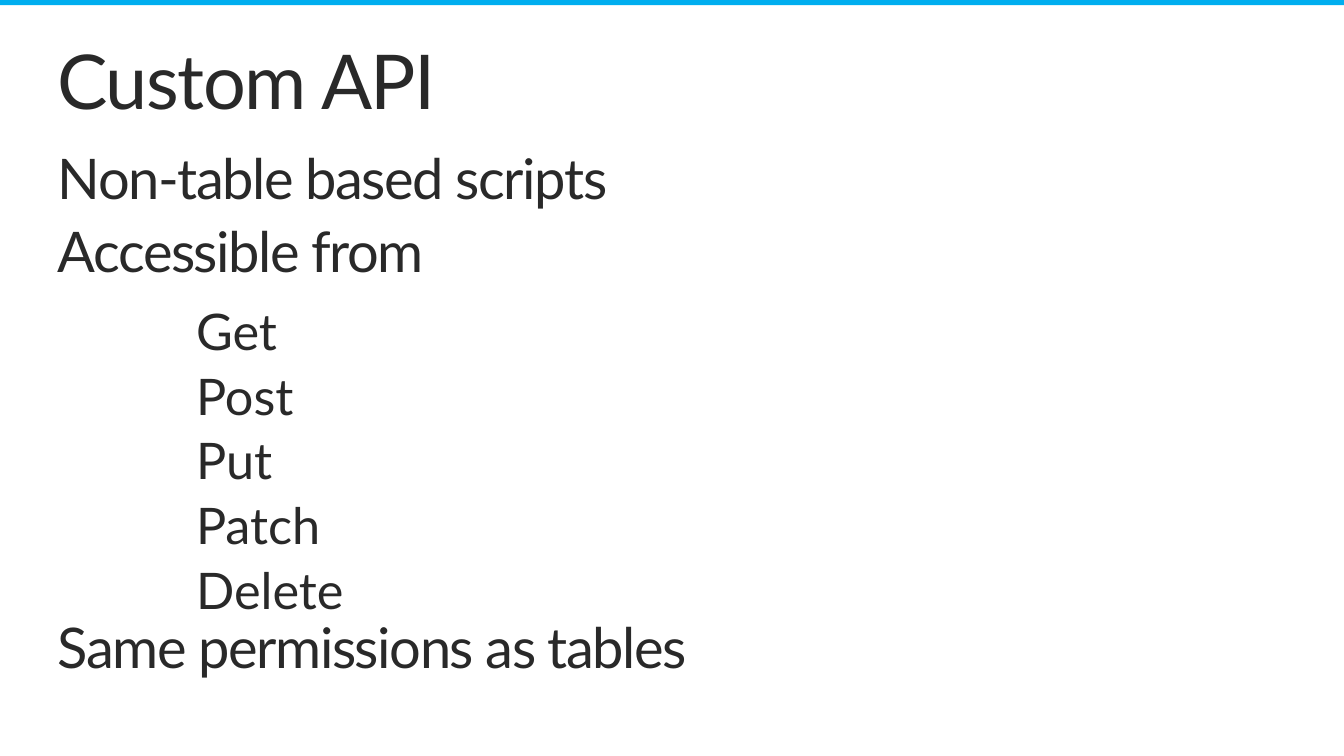
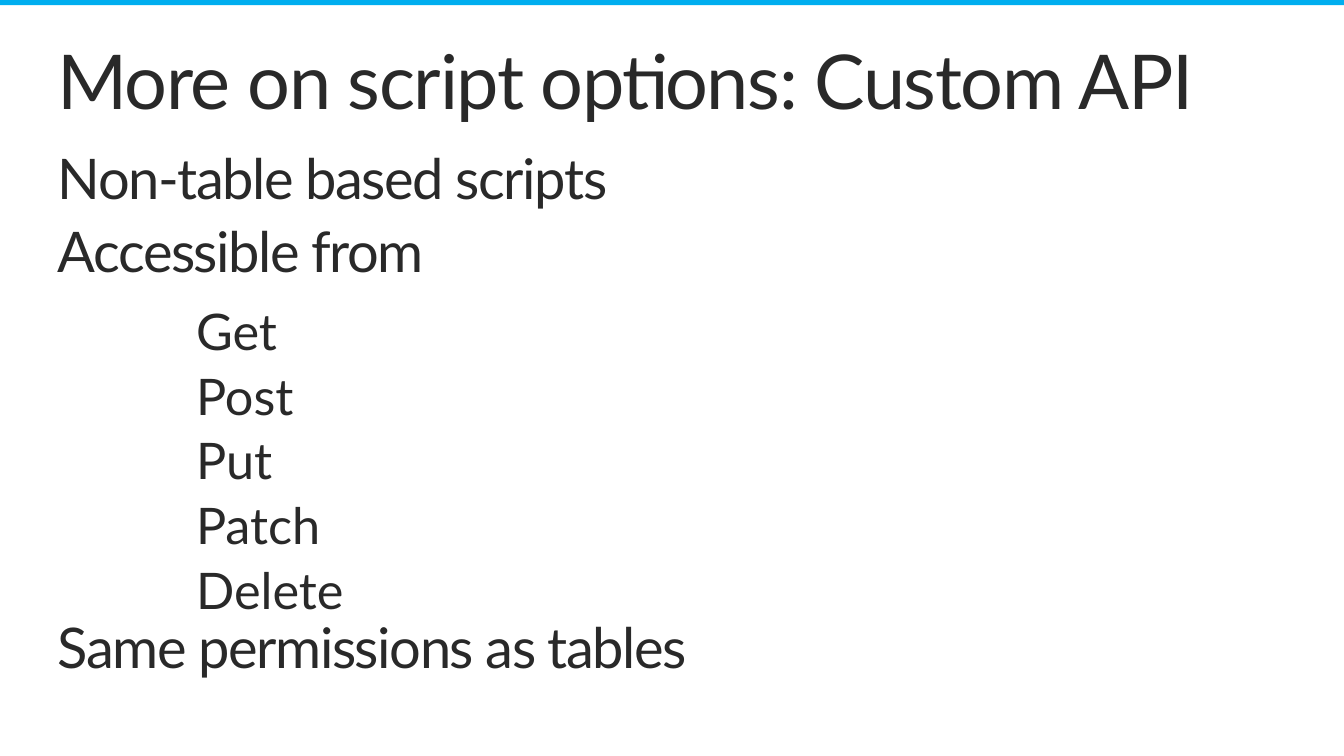
Before and after one commit to nickharris/Presentation-Windows8AndWindowsAzureMobileServices, a slide deck: slide 18 of Windows8AndWindowsAzureMobileServices.pptx (slide 17 before the commit). Drawn at 1344x756 pixels with LibreOffice and Linux fonts; fonts in the diff are those of the drawing; background and template pictures are left out. Boxes give left, top, right and bottom in pixels: in the first picture for what was removed or moved away, otherwise in the second. Text is boxed around its words. In the diff, an @@ line names an element or a change of style, - is before the commit and + after.

```diff
--- a/Windows8AndWindowsAzureMobileServices.pptx
+++ b/Windows8AndWindowsAzureMobileServices.pptx
@@ title at (57, 53, 1194, 122): text changed @@
-Custom API
+More on script options: Custom API
```
Also in this commit, not shown: 13 other slides changed, 4 slides added, 1 slide removed.
